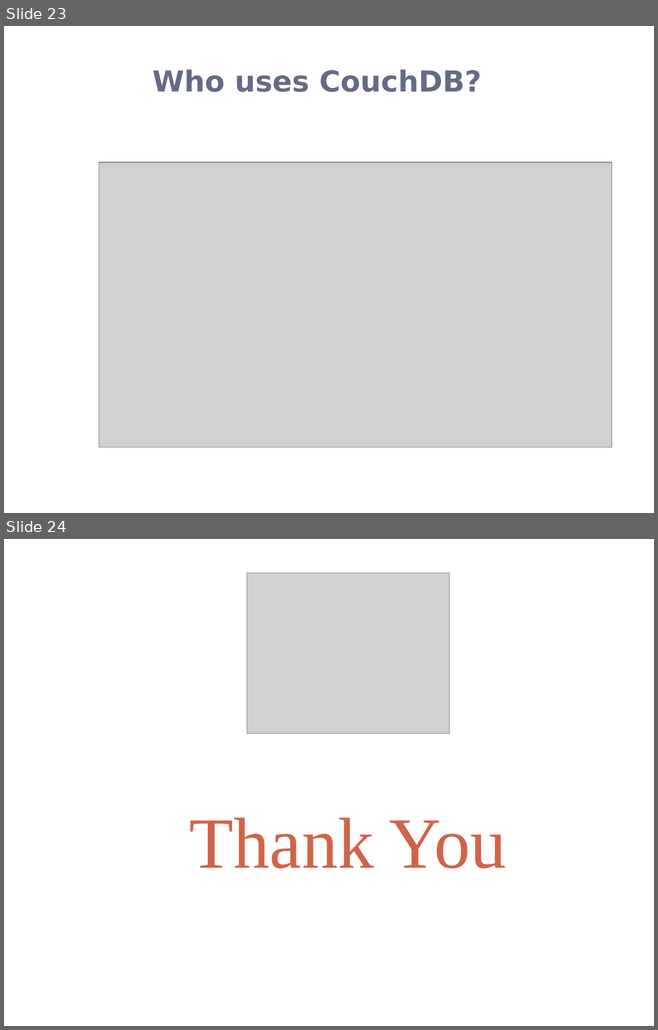
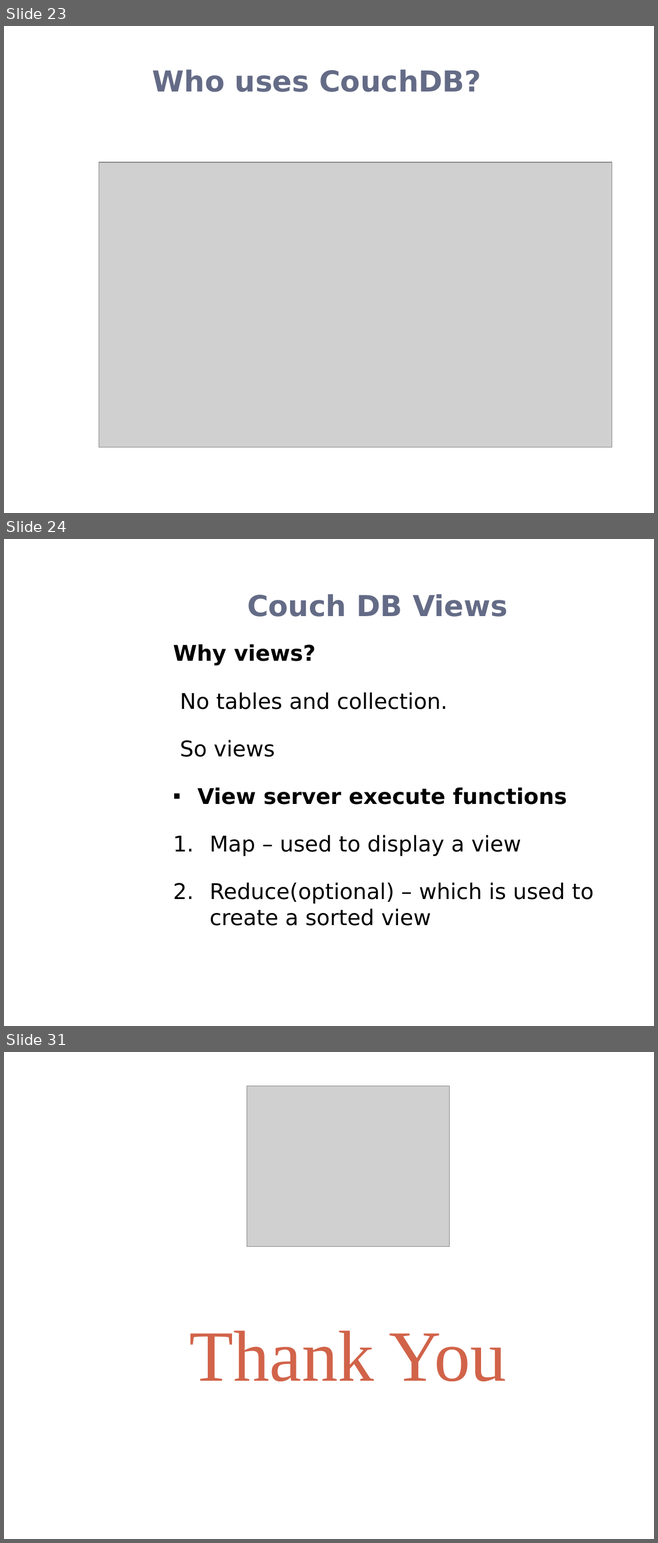
Before and after one commit to rohanz1993/Team_9_Heroku_Shopping_Cart_-_AWS_NoSQL_Service, a slide deck: Donita/CouchDB.pptx. Shown one above the other, each under a label of ours: slides 23 and 24 before the commit, slides 23, 24 and 31 after it; the slides between them are not shown. The pictures are 658x1030 and 658x1543 pixels, drawn with LibreOffice and Linux fonts; fonts in the diff are those of the drawing; grey boxes stand for pictures; background and template pictures are left out. Boxes give left, top, right and bottom in pixels: in the first picture for what was removed or moved away, otherwise in the second. Text is boxed around its words. In the diff, an @@ line names an element or a change of style, - is before the commit and + after.

Commit message:
updated ppt map-reduce
updated ppt map-reduce

```diff
--- a/Donita/CouchDB.pptx
+++ b/Donita/CouchDB.pptx
@@ slide 24 added at <box>4,539,654,1026</box>, background picture (left out) @@
@@ title added at <box>247,594,507,617</box>, 32 pt, text #646B86, bold @@
+Couch DB Views
@@ text added at <box>173,644,593,926</box>, 24 pt, text #000000 @@
+Why views?
+No tables and collection.
+So views
+▪ View server execute functions
+1. Map – used to display a view
+2. Reduce(optional) – which is used to create a sorted view
@@ what was slide 24 is now slide 31 @@
```
Also in this commit, not shown: 6 other slides added.
